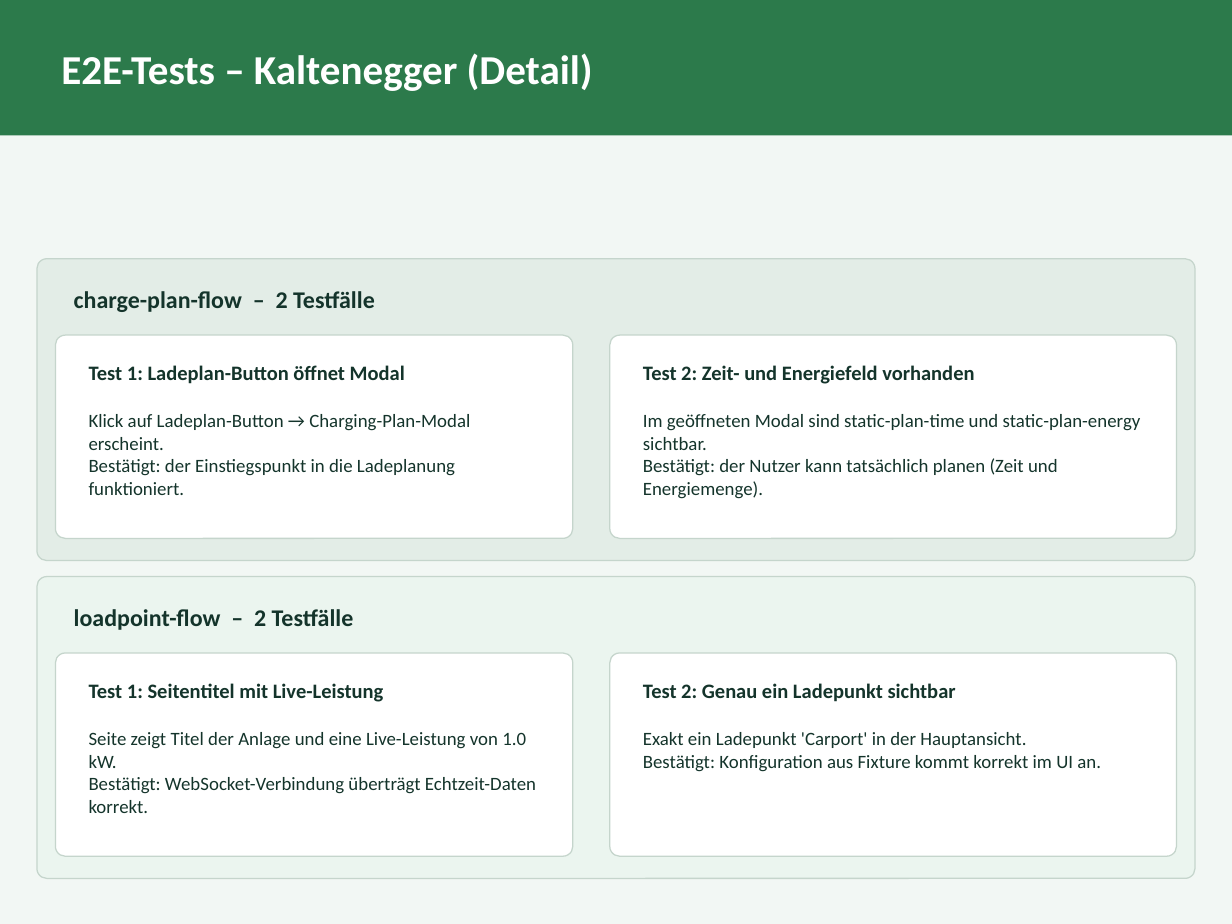
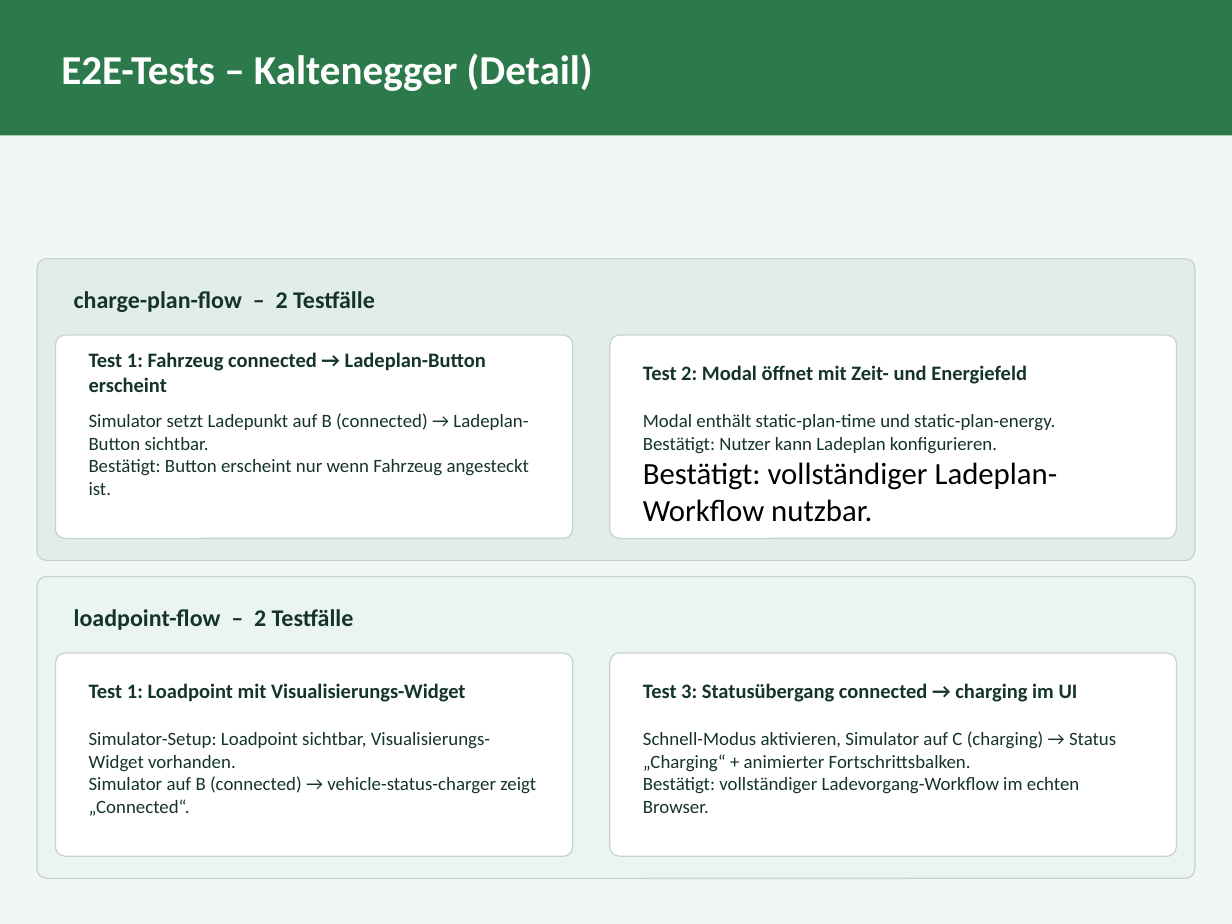
Before and after one commit to moserseb123/evcc, a slide deck: slide 11 of WAT4/kalt/PRESENTATION.pptx. Drawn at 1232x924 pixels with LibreOffice and Linux fonts; fonts in the diff are those of the drawing. Boxes give left, top, right and bottom in pixels: in the first picture for what was removed or moved away, otherwise in the second. Text is boxed around its words. In the diff, an @@ line names an element or a change of style, - is before the commit and + after.

```diff
--- a/WAT4/kalt/PRESENTATION.pptx
+++ b/WAT4/kalt/PRESENTATION.pptx
@@ text at [89,352,486,392]: text changed @@
-Test 1: Ladeplan-Button öffnet Modal
+Test 1: Fahrzeug connected → Ladeplan-Button erscheint
@@ text at [643,365,1027,384]: text changed @@
-Test 2: Zeit- und Energiefeld vorhanden
+Test 2: Modal öffnet mit Zeit- und Energiefeld
@@ text at [89,413,529,495]: text changed @@
-Klick auf Ladeplan-Button → Charging-Plan-Modal erscheint.
-Bestätigt: der Einstiegspunkt in die Ladeplanung funktioniert.
+Simulator setzt Ladepunkt auf B (connected) → Ladeplan-Button sichtbar.
+Bestätigt: Button erscheint nur wenn Fahrzeug angesteckt ist.
@@ text at [643,414,1058,522]: text changed @@
-Im geöffneten Modal sind static-plan-time und static-plan-energy sichtbar.
-Bestätigt: der Nutzer kann tatsächlich planen (Zeit und Energiemenge).
+Modal enthält static-plan-time und static-plan-energy.
+Bestätigt: Nutzer kann Ladeplan konfigurieren.
+Bestätigt: vollständiger Ladeplan-Workflow nutzbar.
@@ text at [89,683,466,702]: text changed @@
-Test 1: Seitentitel mit Live-Leistung
+Test 1: Loadpoint mit Visualisierungs-Widget
@@ text at [643,683,1078,702]: text changed @@
-Test 2: Genau ein Ladepunkt sichtbar
+Test 3: Statusübergang connected → charging im UI
@@ text at [89,732,536,816]: text changed @@
-Seite zeigt Titel der Anlage und eine Live-Leistung von 1.0 kW.
-Bestätigt: WebSocket-Verbindung überträgt Echtzeit-Daten korrekt.
+Simulator-Setup: Loadpoint sichtbar, Visualisierungs-Widget vorhanden.
+Simulator auf B (connected) → vehicle-status-charger zeigt „Connected“.
@@ text at [643,731,1116,813]: text changed @@
-Exakt ein Ladepunkt 'Carport' in der Hauptansicht.
-Bestätigt: Konfiguration aus Fixture kommt korrekt im UI an.
+Schnell-Modus aktivieren, Simulator auf C (charging) → Status „Charging“ + animierter Fortschrittsbalken.
+Bestätigt: vollständiger Ladevorgang-Workflow im echten Browser.
```
Also in this commit, not shown: 9 other slides changed, 21 other files.
